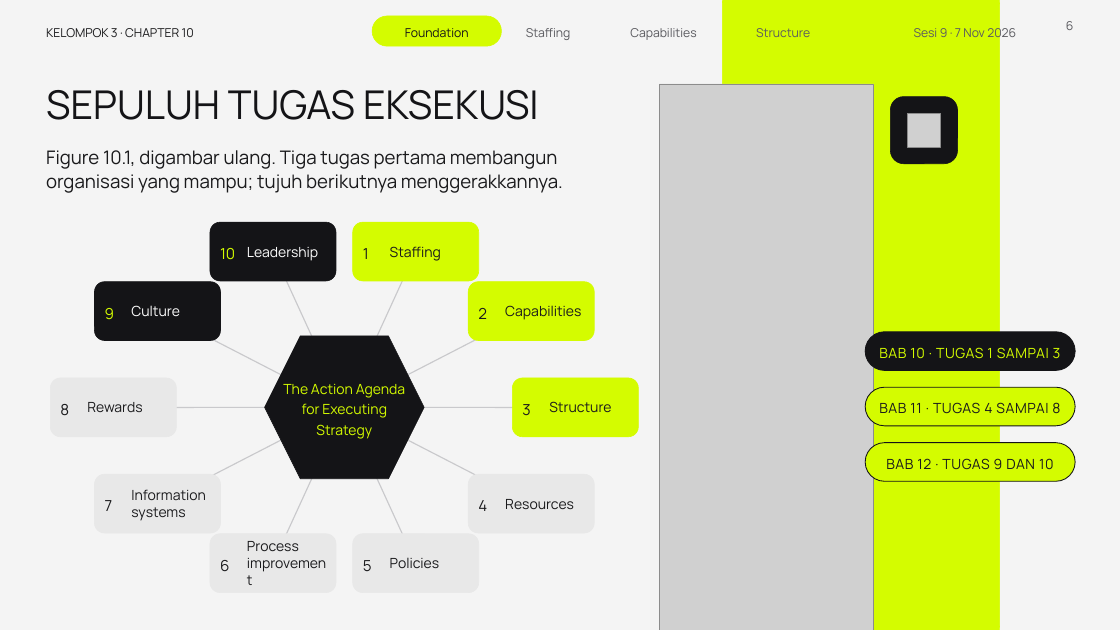
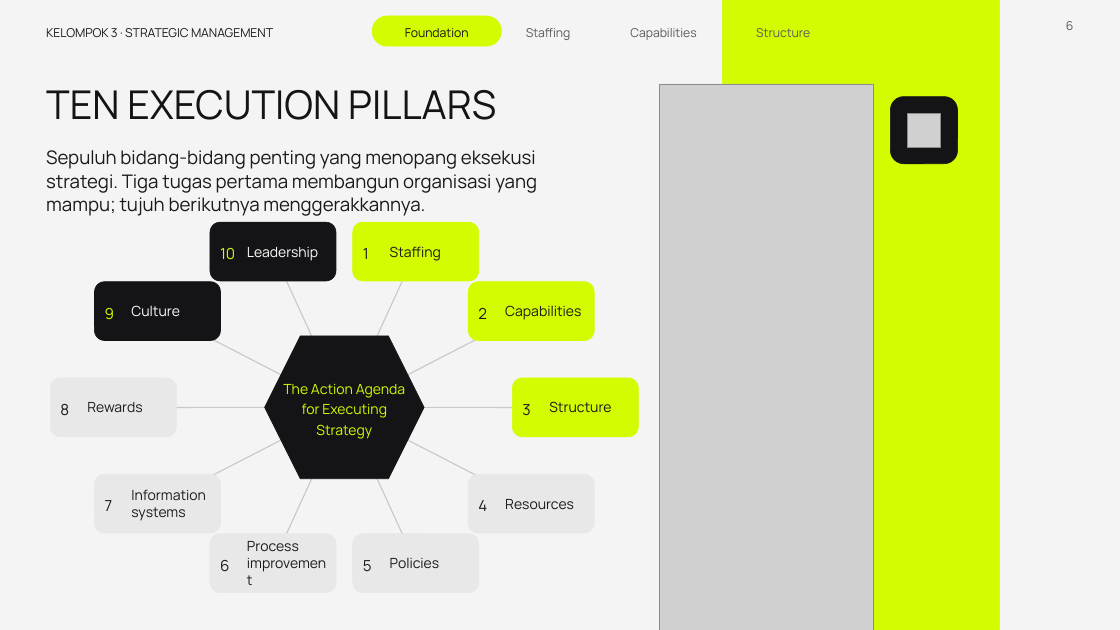
Before and after one commit to aslihabnuri/Dom-Manipulation, a slide deck: slide 6 of presentasi_ch10_kelompok3/SMJKT_Group 3_Aslih_Chapter 10 Strategy Execution.pptx. Drawn at 1120x630 pixels with LibreOffice and Linux fonts; fonts in the diff are those of the drawing; grey boxes stand for pictures. Boxes give left, top, right and bottom in pixels: in the first picture for what was removed or moved away, otherwise in the second. Text is boxed around its words. In the diff, an @@ line names an element or a change of style, - is before the commit and + after.

```diff
--- a/presentasi_ch10_kelompok3/SMJKT_Group 3_Aslih_Chapter 10 Strategy Execution.pptx
+++ b/presentasi_ch10_kelompok3/SMJKT_Group 3_Aslih_Chapter 10 Strategy Execution.pptx
@@ text at box(46, 28, 273, 37): text changed @@
-KELOMPOK 3 · CHAPTER 10
+KELOMPOK 3 · STRATEGIC MANAGEMENT
@@ text removed at box(914, 26, 1016, 42) @@
-Sesi 9 · 7 Nov 2026
@@ text at box(46, 90, 496, 120): text changed @@
-SEPULUH TUGAS EKSEKUSI
+TEN EXECUTION PILLARS
@@ text at box(46, 150, 537, 216): text changed @@
-Figure 10.1, digambar ulang. Tiga tugas pertama membangun organisasi yang mampu; tujuh berikutnya menggerakkannya.
+Sepuluh bidang-bidang penting yang menopang eksekusi strategi. Tiga tugas pertama membangun organisasi yang mampu; tujuh berikutnya menggerakkannya.
@@ rounded rectangle removed at box(865, 332, 1075, 371) @@
@@ text removed at box(879, 347, 1061, 358) @@
-BAB 10 · TUGAS 1 SAMPAI 3
@@ rounded rectangle removed at box(865, 387, 1075, 426) @@
@@ text removed at box(879, 402, 1060, 413) @@
-BAB 11 · TUGAS 4 SAMPAI 8
@@ rounded rectangle removed at box(865, 443, 1075, 481) @@
@@ text removed at box(886, 458, 1054, 470) @@
-BAB 12 · TUGAS 9 DAN 10
```
Also in this commit, not shown: 14 other slides changed, 5 slides added, 5 slides removed, 1 other file.
